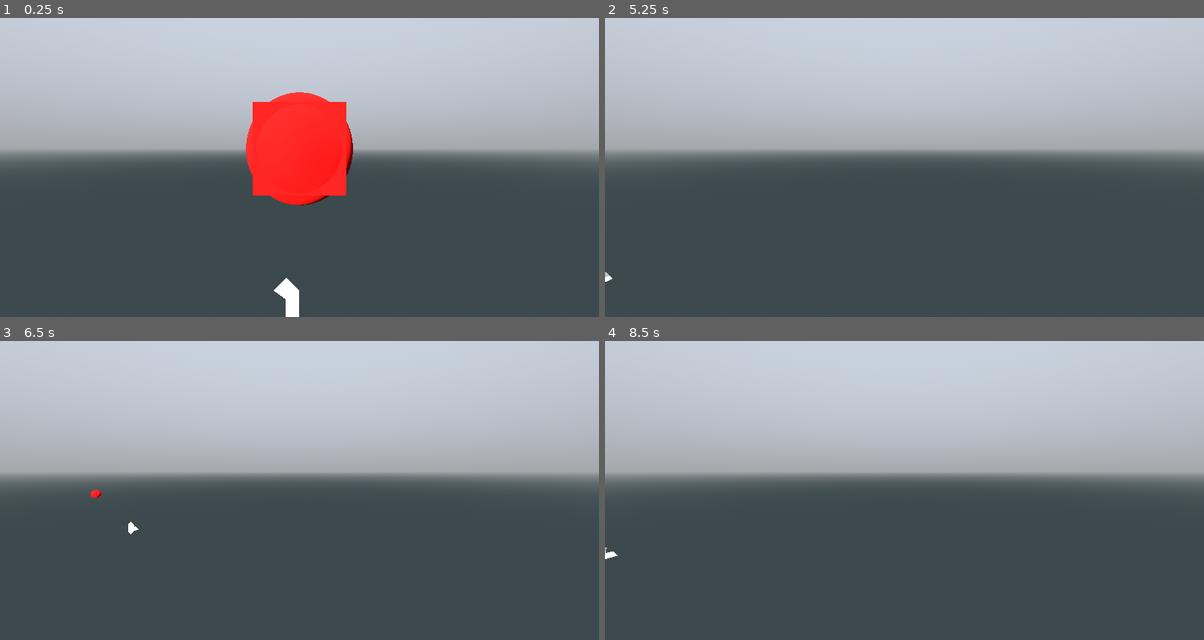
Above: before the commit, frames 1-4 (two rows, left to right).
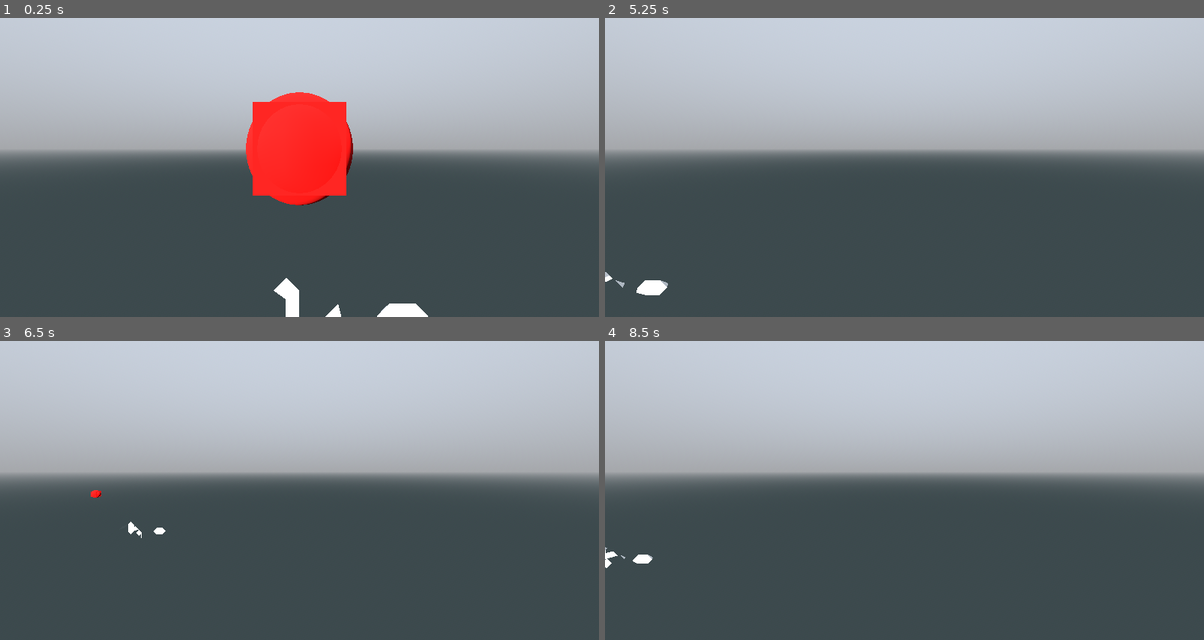
Above: after the commit, the same moments.

Repository: pixerhp/Hatchetflair
Game: Godot game, scene res://topscenes/gameplay_topscene.tscn
Same seed, same stepped clock (60 frames per second), same inputs: the game is played once before the commit and once after it.
Inputs (mouse positions are in pixels of both pictures, inside the frame that each line leads up to):
- Up to frame 1 (0.25 s): no input
- Up to frame 2 (5.25 s): tap Enter at 0.5, 2.75, 4.25 s; move the mouse to (1036, 131) at 0.52 s; hold D (move_right) 0.53-1.28 s; hold Shift (speed_faster) 0.53-1.28 s; click (1036, 131) at 0.67 s; move the mouse to (784, 164) at 1.27 s; hold S (move_backwards) 1.28-2.03 s; tap Ctrl (speed_slower) at 1.35, 2.85, 4.35 s; tap Space (move_jump_up) at 2, 3.5, 5 s; move the mouse to (964, 74) at 2.02 s; hold D (move_right) 2.03-2.78 s; hold Shift (speed_faster) 2.03-2.78 s; move the mouse to (874, 215) at 2.77 s; hold W (move_forwards) 2.78-3.53 s; click (874, 215) at 2.92 s; move the mouse to (1084, 200) at 3.52 s; hold Shift (speed_faster) 3.53-4.28 s; hold A (move_left) 3.53-5.03 s; move the mouse to (724, 98) at 4.27 s; move the mouse to (934, 149) at 5.02 s; hold S (move_backwards) from 5.03 s (still down); hold Shift (speed_faster) from 5.03 s (still down); click (934, 149) at 5.17 s
- Up to frame 3 (6.5 s): move the mouse to (209, 388) at 5.77 s; release S (move_backwards) at 5.78 s; release Shift (speed_faster) at 5.78 s; hold D (move_right) from 5.78 s (still down); tap Ctrl (speed_slower) at 5.85 s
- Up to frame 4 (8.5 s): move the mouse to (1036, 454) at 6.52 s; release D (move_right) at 6.53 s; hold W (move_forwards) 6.53-7.28 s; hold Shift (speed_faster) 6.53-7.28 s; move the mouse to (784, 487) at 7.27 s; hold D (move_right) 7.28-8.03 s; tap Ctrl (speed_slower) at 7.35 s; click (784, 487) at 7.42 s; move the mouse to (964, 397) at 8.02 s; hold S (move_backwards) from 8.03 s (still down); hold Shift (speed_faster) from 8.03 s (still down)

The runs differ from the first frame. In frame 1, 0.4% of the frame differs, in the area x 54-72%, y 95-100%; in frame 2, 0.2%; in frame 3, less than 0.1%; in frame 4, 0.1%.

Commit message:
Modify testing terrain

Diff:
--- a/scripts/tchunks_manager.gd
+++ b/scripts/tchunks_manager.gd
@@ -255,6 +255,12 @@
 	#test_chunk.tile_shapes[294] = TILE_SHAPE.ANG_MARCH
 	test_chunk.tile_shapes[295] = TILE_SHAPE.ANG_MARCH
 
+	test_chunk.tile_shapes[281] = TILE_SHAPE.ANG_MARCH
+	test_chunk.tile_shapes[537] = TILE_SHAPE.ANG_MARCH
+
+	test_chunk.tile_shapes[283] = TILE_SHAPE.ANG_MARCH
+	test_chunk.tile_shapes[284] = TILE_SHAPE.ANG_MARCH
+
 	#test_chunk.tile_shapes[test_chunk.tile_shapes.size() - 1] = TILE_SHAPE.ANG_MARCH
 
 	test_chunk.generate_mesh()
